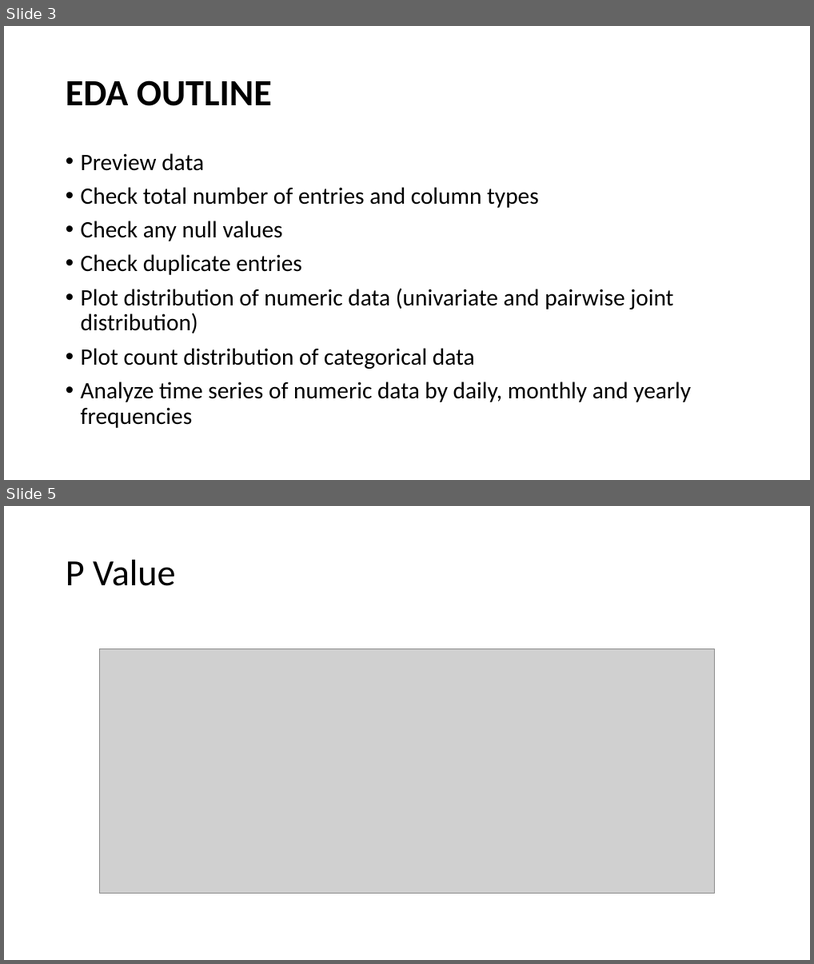
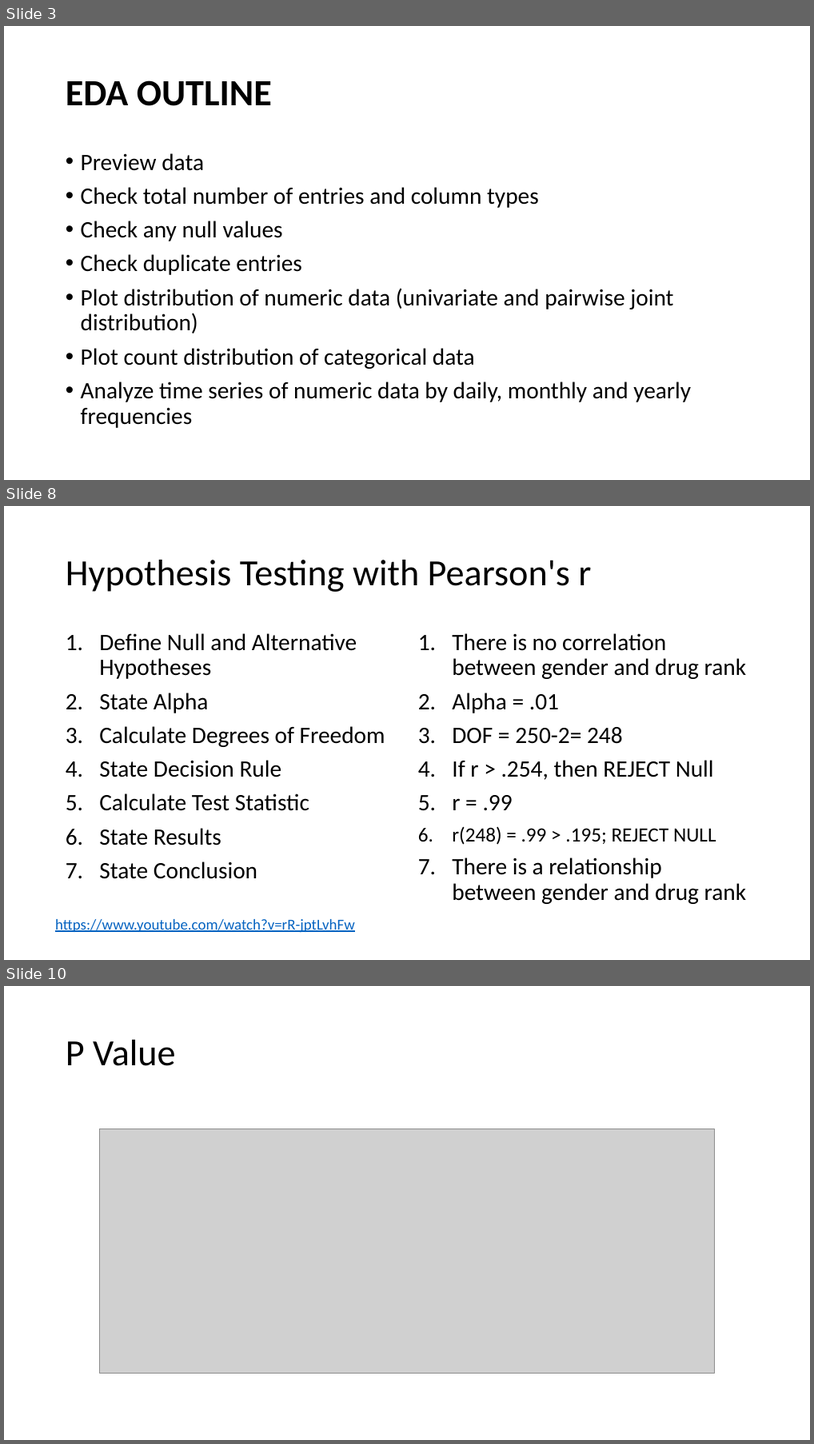
Before and after one commit to Prvargas/Where_Are_The_Drugs, a slide deck: Where_Are_The_Drugs.pptx. Shown one above the other, each under a label of ours: slides 3 and 5 before the commit, slides 3, 8 and 10 after it; the slides between them are not shown. The pictures are 814x964 and 814x1444 pixels, drawn with LibreOffice and Linux fonts; fonts in the diff are those of the drawing; grey boxes stand for pictures. Boxes give left, top, right and bottom in pixels: in the first picture for what was removed or moved away, otherwise in the second. Text is boxed around its words. In the diff, an @@ line names an element or a change of style, - is before the commit and + after.

Commit message:
Having issues ID distribution & Hypothesis test

```diff
--- a/Where_Are_The_Drugs.pptx
+++ b/Where_Are_The_Drugs.pptx
@@ slide 8 added at <box>4,506,810,960</box>, background #FFFFFF @@
@@ title added at <box>66,560,591,592</box>, 44 pt, text #000000 @@
+Hypothesis Testing with Pearson's r
@@ text added at <box>99,633,386,879</box>, 28 pt, text #000000 @@
+1. Define Null and Alternative Hypotheses
+2. State Alpha
+3. Calculate Degrees of Freedom
+4. State Decision Rule
+5. Calculate Test Statistic
+6. State Results
+7. State Conclusion
@@ text added at <box>452,633,746,904</box>, 28 pt, text #000000 @@
+1. There is no correlation between gender and drug rank
+2. Alpha = .01
+3. DOF = 250-2= 248
+4. If r > .254, then REJECT Null
+5. r = .99
+6. r(248) = .99 > .195; REJECT NULL
+7. There is a relationship between gender and drug rank
@@ text added at <box>55,919,355,932</box>, 18 pt, text #0563C1, underline @@
+https://www.youtube.com/watch?v=rR-jptLvhFw
@@ what was slide 5 is now slide 10 @@
```
Also in this commit, not shown: 1 slide changed, 4 other slides added, 10 other files.
